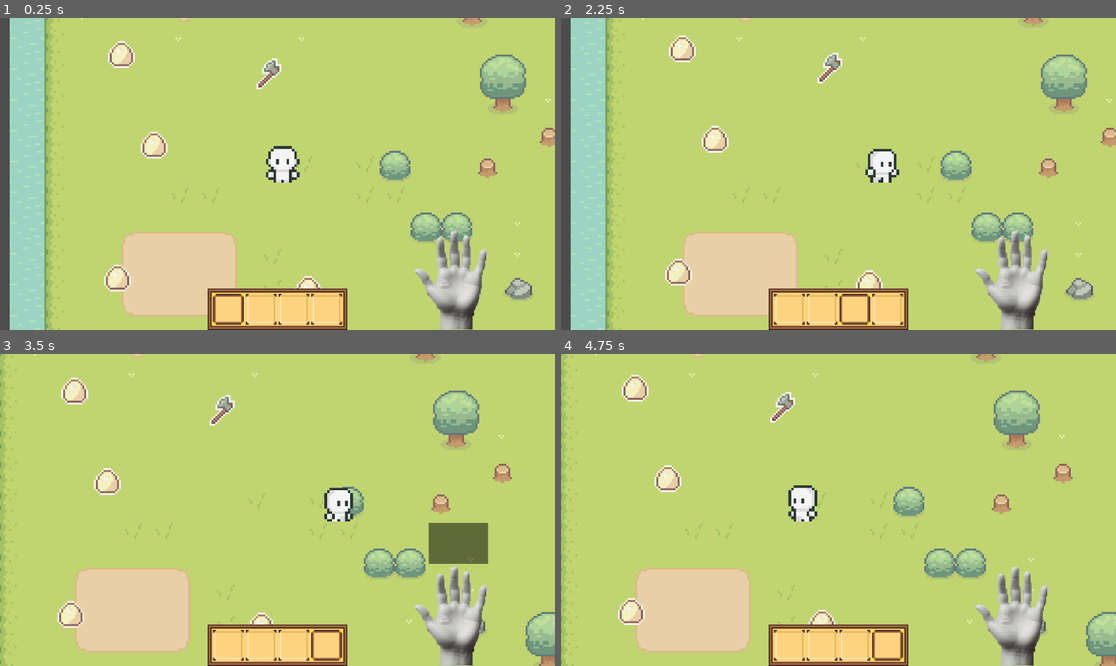
Above: before the commit, frames 1-4 (two rows, left to right).
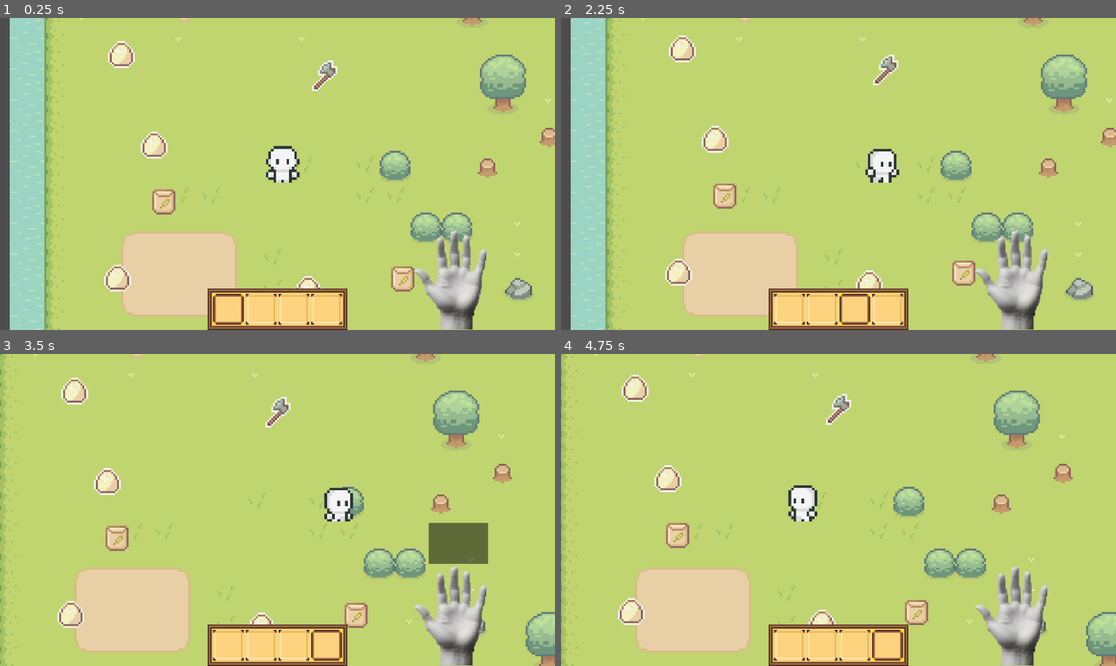
Above: after the commit, the same moments.

Repository: Lamayanul/Game
Game: Godot game, scene res://Scene/world.tscn
Two runs of this game, one before a commit and one after it. Both use one fixed random seed, a clock stepped at 60 frames per second and the inputs below.
Inputs (mouse positions are in pixels of both pictures, inside the frame that each line leads up to):
- Up to frame 1 (0.25 s): no input
- Up to frame 2 (2.25 s): drag from (788, 308) to (1066, 77) at 0.52 s; drag from (821, 308) to (1066, 77) at 1.27 s; move the mouse to (855, 308) at 2.02 s; hold D (move_right) from 2.03 s (still down); tap P (plantSeed) at 2.1 s; click (855, 308) at 2.17 s
- Up to frame 3 (3.5 s): tap Space (jump) at 2.3 s; release D (move_right) at 2.75 s; drag from (327, 644) to (455, 597) at 2.77 s
- Up to frame 4 (4.75 s): move the mouse to (1005, 556) at 3.52 s; hold A (move_left) 3.53-4.25 s; tap Z (drop) at 3.6 s; tap Space (jump) at 3.77, 4.07 s; tap N (drop_1) at 3.8 s; drag from (672, 463) to (783, 425) at 4.27 s

The runs differ from the first frame. In frame 1, 1.1% of the frame differs, in the area x 27-75%, y 12-88%; in frame 2, 1.1%, in the area x 27-75%, y 11-86%; in frame 3, 1.1%; in frame 4, 1.1%.

Commit message:
update
start planting

Diff:
--- a/Autoload/Database.json
+++ b/Autoload/Database.json
@@ -19,5 +19,12 @@
 	"cantitate":1,
 	"number":2,
 	"nume":"topor",
+	},
+
+"3":{
+	"texture":"grau.png",
+	"cantitate":1,
+	"number":3,
+	"nume":"seminte grau",
 	}
 }
--- /dev/null
+++ b/Flowers/base_flower.gd
@@ -0,0 +1,13 @@
+extends Node2D
+class_name Flower
+
+@export var harvest_ready:bool=false
+
+var index=0
+
+func _ready():
+	$AnimationPlayer.play(str(index))
+
+func _on_timer_timeout():
+	index+=1
+	$AnimationPlayer.play(str(index))
--- /dev/null
+++ b/Flowers/base_flower.tscn
@@ -0,0 +1,15 @@
+[gd_scene load_steps=2 format=3 uid="uid://cucoj8rt2ec6f"]
+
+[ext_resource type="Script" path="res://Flowers/base_flower.gd" id="1_tw3vh"]
+
+[node name="BaseFlower" type="Node2D"]
+script = ExtResource("1_tw3vh")
+
+[node name="Sprite2D" type="Sprite2D" parent="."]
+
+[node name="Timer" type="Timer" parent="."]
+one_shot = true
+
+[node name="AnimationPlayer" type="AnimationPlayer" parent="."]
+
+[connection signal="timeout" from="Timer" to="." method="_on_timer_timeout"]
--- /dev/null
+++ b/Flowers/grau.tscn
@@ -0,0 +1,219 @@
+[gd_scene load_steps=9 format=3 uid="uid://dy1es1cx26g82"]
+
+[ext_resource type="PackedScene" uid="uid://cucoj8rt2ec6f" path="res://Flowers/base_flower.tscn" id="1_4ulap"]
+[ext_resource type="Texture2D" uid="uid://ci71ercd24eug" path="res://Sprout Lands - Sprites - Basic pack/Objects/Basic_Plants.png" id="2_mbx5q"]
+
+[sub_resource type="Animation" id="Animation_4cqxk"]
+resource_name = "0"
+length = 0.01
+tracks/0/type = "value"
+tracks/0/imported = false
+tracks/0/enabled = true
+tracks/0/path = NodePath("Sprite2D:position")
+tracks/0/interp = 1
+tracks/0/loop_wrap = true
+tracks/0/keys = {
+"times": PackedFloat32Array(0),
+"transitions": PackedFloat32Array(1),
+"update": 0,
+"values": [Vector2(0, -8)]
+}
+tracks/1/type = "method"
+tracks/1/imported = false
+tracks/1/enabled = true
+tracks/1/path = NodePath("Timer")
+tracks/1/interp = 1
+tracks/1/loop_wrap = true
+tracks/1/keys = {
+"times": PackedFloat32Array(0),
+"transitions": PackedFloat32Array(1),
+"values": [{
+"args": [2.0],
+"method": &"start"
+}]
+}
+tracks/2/type = "value"
+tracks/2/imported = false
+tracks/2/enabled = true
+tracks/2/path = NodePath("Sprite2D:region_rect")
+tracks/2/interp = 1
+tracks/2/loop_wrap = true
+tracks/2/keys = {
+"times": PackedFloat32Array(0),
+"transitions": PackedFloat32Array(1),
+"update": 0,
+"values": [Rect2(16, 0, 16, 16)]
+}
+
+[sub_resource type="Animation" id="Animation_cfs3y"]
+resource_name = "1"
+length = 0.01
+tracks/0/type = "value"
+tracks/0/imported = false
+tracks/0/enabled = true
+tracks/0/path = NodePath("Sprite2D:position")
+tracks/0/interp = 1
+tracks/0/loop_wrap = true
+tracks/0/keys = {
+"times": PackedFloat32Array(0),
+"transitions": PackedFloat32Array(1),
+"update": 0,
+"values": [Vector2(0, -8)]
+}
+tracks/1/type = "method"
+tracks/1/imported = false
+tracks/1/enabled = true
+tracks/1/path = NodePath("Timer")
+tracks/1/interp = 1
+tracks/1/loop_wrap = true
+tracks/1/keys = {
+"times": PackedFloat32Array(0),
+"transitions": PackedFloat32Array(1),
+"values": [{
+"args": [3.0],
+"method": &"start"
+}]
+}
+tracks/2/type = "value"
+tracks/2/imported = false
+tracks/2/enabled = true
+tracks/2/path = NodePath("Sprite2D:region_rect")
+tracks/2/interp = 1
+tracks/2/loop_wrap = true
+tracks/2/keys = {
+"times": PackedFloat32Array(0),
+"transitions": PackedFloat32Array(1),
+"update": 0,
+"values": [Rect2(32, 0, 16, 16)]
+}
+
+[sub_resource type="Animation" id="Animation_g3tcj"]
+length = 0.001
+tracks/0/type = "value"
+tracks/0/imported = false
+tracks/0/enabled = true
+tracks/0/path = NodePath("Sprite2D:position")
+tracks/0/interp = 1
+tracks/0/loop_wrap = true
+tracks/0/keys = {
+"times": PackedFloat32Array(0),
+"transitions": PackedFloat32Array(1),
+"update": 0,
+"values": [Vector2(0, -8)]
+}
+tracks/1/type = "value"
+tracks/1/imported = false
+tracks/1/enabled = true
+tracks/1/path = NodePath(".:harvest_ready")
+tracks/1/interp = 1
+tracks/1/loop_wrap = true
+tracks/1/keys = {
+"times": PackedFloat32Array(0),
+"transitions": PackedFloat32Array(1),
+"update": 1,
+"values": [false]
+}
+
+[sub_resource type="Animation" id="Animation_22ahw"]
+resource_name = "2"
+length = 0.01
+tracks/0/type = "value"
+tracks/0/imported = false
+tracks/0/enabled = true
+tracks/0/path = NodePath("Sprite2D:position")
+tracks/0/interp = 1
+tracks/0/loop_wrap = true
+tracks/0/keys = {
+"times": PackedFloat32Array(0),
+"transitions": PackedFloat32Array(1),
+"update": 0,
+"values": [Vector2(0, -8)]
+}
+tracks/1/type = "method"
+tracks/1/imported = false
+tracks/1/enabled = true
+tracks/1/path = NodePath("Timer")
+tracks/1/interp = 1
+tracks/1/loop_wrap = true
+tracks/1/keys = {
+"times": PackedFloat32Array(0),
+"transitions": PackedFloat32Array(1),
+"values": [{
+"args": [2.0],
+"method": &"start"
+}]
+}
+tracks/2/type = "value"
+tracks/2/imported = false
+tracks/2/enabled = true
+tracks/2/path = NodePath("Sprite2D:region_rect")
+tracks/2/interp = 1
+tracks/2/loop_wrap = true
+tracks/2/keys = {
+"times": PackedFloat32Array(0),
+"transitions": PackedFloat32Array(1),
+"update": 0,
+"values": [Rect2(48, 0, 16, 16)]
+}
+
+[sub_resource type="Animation" id="Animation_b8vtv"]
+resource_name = "3"
+length = 0.01
+tracks/0/type = "value"
+tracks/0/imported = false
+tracks/0/enabled = true
+tracks/0/path = NodePath("Sprite2D:position")
+tracks/0/interp = 1
+tracks/0/loop_wrap = true
+tracks/0/keys = {
+"times": PackedFloat32Array(0),
+"transitions": PackedFloat32Array(1),
+"update": 0,
+"values": [Vector2(0, -8)]
+}
+tracks/1/type = "value"
+tracks/1/imported = false
+tracks/1/enabled = true
+tracks/1/path = NodePath(".:harvest_ready")
+tracks/1/interp = 1
+tracks/1/loop_wrap = true
+tracks/1/keys = {
+"times": PackedFloat32Array(0),
+"transitions": PackedFloat32Array(1),
+"update": 1,
+"values": [true]
+}
+tracks/2/type = "value"
+tracks/2/imported = false
+tracks/2/enabled = true
+tracks/2/path = NodePath("Sprite2D:region_rect")
+tracks/2/interp = 1
+tracks/2/loop_wrap = true
+tracks/2/keys = {
+"times": PackedFloat32Array(0),
+"transitions": PackedFloat32Array(1),
+"update": 0,
+"values": [Rect2(64, 0, 16, 16)]
+}
+
+[sub_resource type="AnimationLibrary" id="AnimationLibrary_ggani"]
+_data = {
+"0": SubResource("Animation_4cqxk"),
+"1": SubResource("Animation_cfs3y"),
+"2": SubResource("Animation_22ahw"),
+"3": SubResource("Animation_b8vtv"),
+"RESET": SubResource("Animation_g3tcj")
+}
+
+[node name="Grau" instance=ExtResource("1_4ulap")]
+
+[node name="Sprite2D" parent="." index="0"]
+position = Vector2(0, -8)
+texture = ExtResource("2_mbx5q")
+region_enabled = true
+region_rect = Rect2(64, 0, 16, 16)
+
+[node name="AnimationPlayer" parent="." index="2"]
+libraries = {
+"": SubResource("AnimationLibrary_ggani")
+}
--- a/Scene/world.tscn
+++ b/Scene/world.tscn
@@ -352,7 +352,7 @@
 shape = SubResource("RectangleShape2D_0l4ak")
 
 [node name="Item" parent="." instance=ExtResource("13_6ft7m")]
-position = Vector2(-138, 23)
+position = Vector2(-109, 24)
 ID = "2"
 
 [node name="Item2" parent="." instance=ExtResource("13_6ft7m")]
@@ -370,11 +370,20 @@
 [node name="Item5" parent="." instance=ExtResource("13_6ft7m")]
 position = Vector2(-214, 13)
 ID = "1"
+
+[node name="Item6" parent="." instance=ExtResource("13_6ft7m")]
+position = Vector2(-192, 89)
+ID = "3"
+
+[node name="Item7" parent="." instance=ExtResource("13_6ft7m")]
+position = Vector2(-68, 129)
+ID = "3"
 
 [connection signal="body_entered" from="TileMap/Area2D" to="player" method="_on_area_2d_body_entered"]
 [connection signal="body_exited" from="TileMap/Area2D" to="player" method="_on_area_2d_body_exited"]
 [connection signal="timeout" from="player/Timer" to="player" method="_on_timer_timeout"]
 [connection signal="timeout" from="gaina/directionChangeTimer" to="gaina" method="_on_direction_change_timer_timeout"]
+[connection signal="plantSeed" from="CanvasLayer/Inv" to="TileMap" method="_on_player_plant_seed"]
 [connection signal="mouse_entered" from="CanvasLayer/PanelContainer" to="player" method="_on_area_2d_mouse_entered"]
 [connection signal="mouse_exited" from="CanvasLayer/PanelContainer" to="player" method="_on_area_2d_mouse_exited"]
 [connection signal="body_entered" from="Area2D2" to="player" method="_on_body_entered"]
--- a/Scripturi/player.gd
+++ b/Scripturi/player.gd
@@ -1,7 +1,7 @@
 extends CharacterBody2D
 
 # Signals
-#signal plant_seed
+
 
 # Variables
 var Speed = 50
@@ -57,8 +57,7 @@
 		velocity.y -= 1
 		_currentIdleAnimation = "back_idle"
 
-	if Input.is_action_just_pressed("plantSeed"):
-		emit_signal("plant_seed")
+
 
 	var animatedSprite2D = get_node("AnimatedSprite2D")
 
@@ -119,10 +118,6 @@
 
 	get_node("Timer").start()
 
-func _on_plant_seed():
-	# Handle the plant seed logic here if needed
-	pass
-
 
 func _on_area_2d_body_entered(body):
 	var camera=get_node("Camera2D")
--- a/Scripturi/tile_map.gd
+++ b/Scripturi/tile_map.gd
@@ -3,6 +3,14 @@
 
 @onready var grid = $Grid
 @onready var player = $"../player"
+var selected_slot: Slot = null
+@onready var inventory = get_node("/root/world/CanvasLayer/Inv")
+var pos:Vector2
+var suprapune:Vector2
+
+
+var curentSeed=preload("res://Flowers/grau.tscn")
+var plantedFlower:Dictionary={}
 
 
 func _process(_delta):
@@ -13,10 +21,35 @@
 	if tile_data != null and tile_data.get_custom_data("ogor"):  # Verifică dacă tile-ul este "ogor"
 		grid.visible = true  # Afișează gridul
 		grid.position = map_to_local(grid_cell)  # Plasează gridul pe tile-ul respectiv
+		pos=grid_cell
 	else:
 		grid.visible = false  # Ascunde gridul
 
 
-#func _on_player_plant_seed():
-#	var cellLocalCoord=local_to_map(grid.position)
-#	var tile:TileData=get_cell_tile_data(2,cellLocalCoord)
+func _on_player_plant_seed():
+	var cellLocalCoord=local_to_map(grid.position)
+	var tile:TileData=get_cell_tile_data(2,cellLocalCoord)
+
+	if tile==null  or curentSeed==null:
+		return
+
+	if tile.get_custom_data("ogor"):
+		if plantedFlower.has(cellLocalCoord):
+			return
+		plant_seed(cellLocalCoord)
+
+		#if selected_slot.decrease_cantitate(1):
+			#selected_slot.clear_item()
+			#selected_slot.deselect()
+			#selected_slot = null
+			#var player = get_node("/root/world/player")
+			#player.inequip_item()
+
+func plant_seed(coord)->void:
+	if plantedFlower.has(coord):
+		return
+
+	var plant=curentSeed.instantiate()
+	add_child(plant)
+	plantedFlower[coord]=plant
+	plant.position=map_to_local(coord)
--- a/User/inv.gd
+++ b/User/inv.gd
@@ -6,6 +6,9 @@
 @onready var grid = $"../../TileMap/Grid"  # Referința la grid
 @export var plin:int =0
 @onready var info_label = $"../InfoLabel"
+@onready var hand_sprite = $"../PanelContainer/Sprite2D/item_mana/sprite"
+
+signal plantSeed
 
 # Dimensiunea unui tile (ajustează după caz)
 #var tile_size = Vector2(16, 16)
@@ -82,10 +85,13 @@
 		var first_slot = grid_container.get_child(0)
 		if first_slot is Slot:
 			_on_slot_selected(first_slot)
+	$"../../Item7".item_cantitate=3
 
 func _on_slot_selected(slot: Slot):
 	if selected_slot:
 		selected_slot.deselect()  # Deselectează slotul anterior
+		hand_sprite.texture=null
+		info_label.clear()
 
 	selected_slot = slot
 	selected_slot.select()
@@ -95,6 +101,7 @@
 		player.equip_item(slot.get_texture(),slot.get_nume())
 
 
+
 func update_selector_position(slot: Slot):
 	var slot_position = slot.get_global_position()
 	texture_rect.global_position = slot_position
@@ -105,6 +112,8 @@
 		drop_selected_item()
 	if Input.is_action_just_pressed("drop_1"):
 		drop_selected_item_1()
+	if Input.is_action_just_pressed("plantSeed"):
+		plantare()
 
 
 
@@ -207,25 +216,41 @@
 			# Obține poziția mouse-ului în coordonate globale
 			var mouse_position = Vector2(100,100)
 			var world = get_node("/root/world/")
+			var player = get_node("/root/world/player")
 			#var cantiti=selected_slot.get_cantitate()
 			# Convertește coordonatele mouse-ului în coordonatele locale ale TileMap
 			var _local_mouse_position = world.to_local(mouse_position)
 
 			if selected_slot.decrease_cantitate(cantitate_de_drop):
 
+				selected_slot.clear_item()
+				selected_slot.deselect()
+				selected_slot = null
+				plin -= 1
+				player.inequip_item()  # Dez-echipează itemul
+
+			if ID=="0":
+				cantitate_de_drop=0
+			drop_item(ID , cantitate_de_drop)
+			player.inequip_item()
+
+		else:
+			print("ID-ul itemului nu a fost găsit în slotul selectat.")
+	else:
+		print("Niciun slot nu este selectat")
+
+func plantare():
+	var tilemap=get_node("/root/world/TileMap")
+	var drop=1
+	if selected_slot:
+		var ID=selected_slot.get_id()
+		if ID=="3":
+			emit_signal("plantSeed")
+			tilemap._on_player_plant_seed()
+			if selected_slot.decrease_cantitate(drop):
 				selected_slot.clear_item()
 				selected_slot.deselect()
 				selected_slot = null
 				plin -= 1
 				var player = get_node("/root/world/player")
-				player.inequip_item()  # Dez-echipează itemul
-
-			if ID=="0":
-				cantitate_de_drop=0
-			drop_item(ID , cantitate_de_drop)
-
-
-		else:
-			print("ID-ul itemului nu a fost găsit în slotul selectat.")
-	else:
-		print("Niciun slot nu este selectat")
+				player.inequip_item()
Binary file added: assets/grau.png
Not shown, added: assets/grau.png.import
